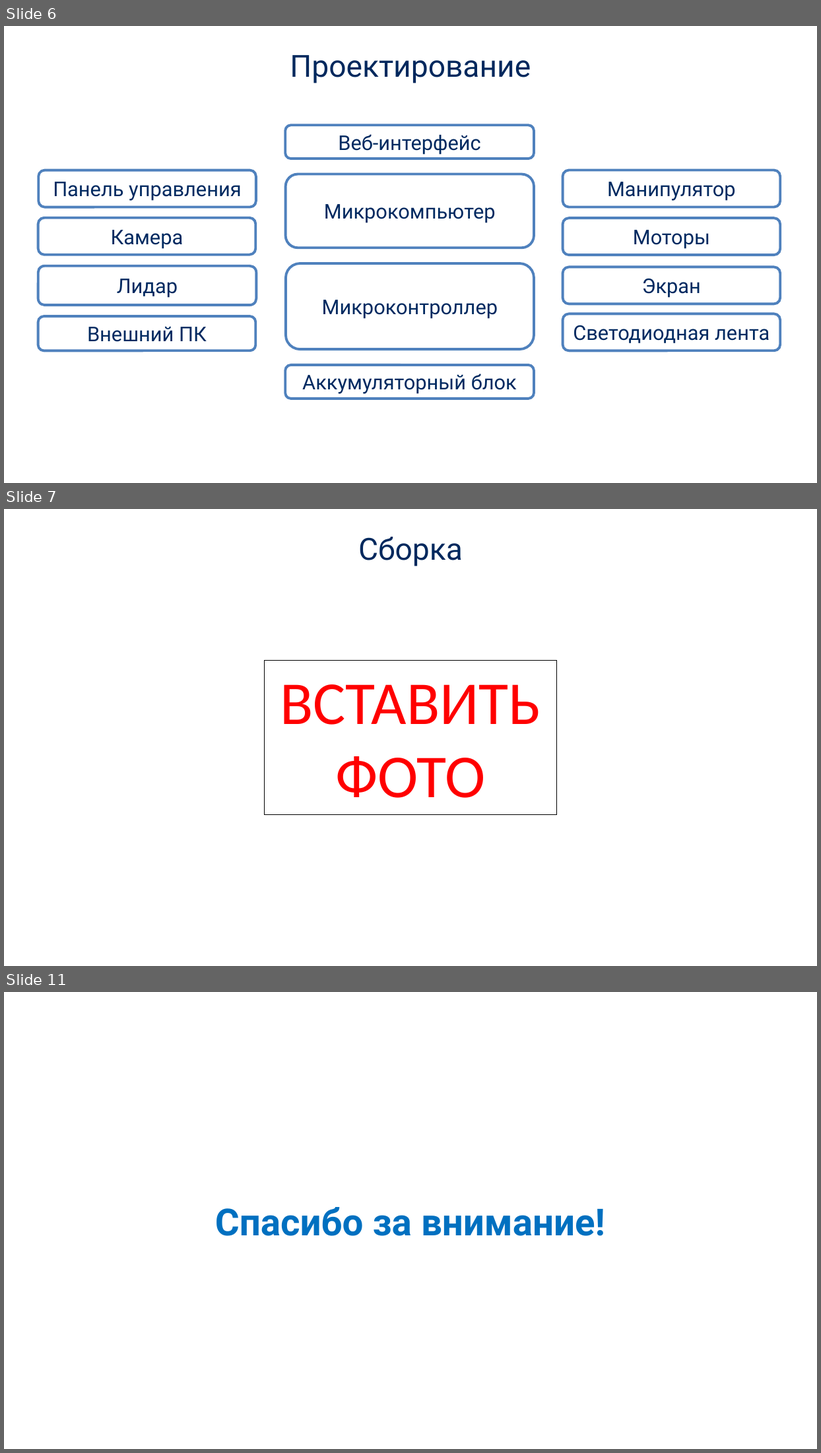
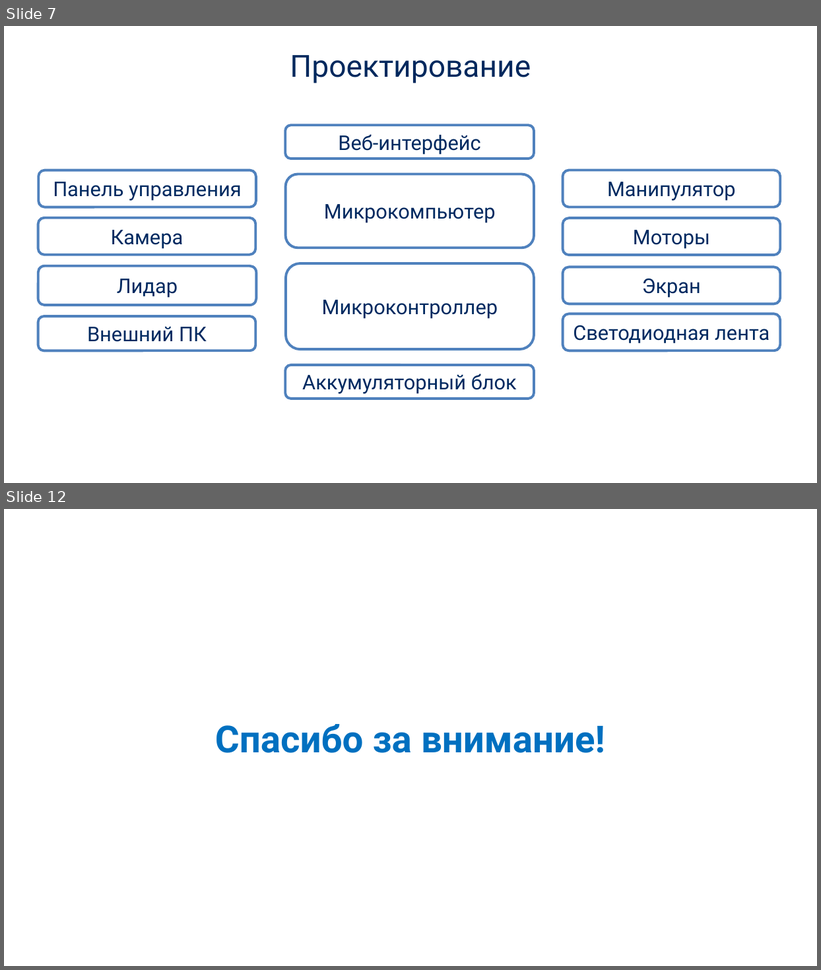
Before and after one commit to incubus-ank/marshmallow_old, a slide deck: Защита.pptx. Shown one above the other, each under a label of ours: slides 6, 7 and 11 before the commit, slides 7 and 12 after it; the slides between them are not shown. The pictures are 821x1453 and 821x970 pixels, drawn with LibreOffice and Linux fonts; fonts in the diff are those of the drawing; background and template pictures are left out. Boxes give left, top, right and bottom in pixels: in the first picture for what was removed or moved away, otherwise in the second. Text is boxed around its words. In the diff, an @@ line names an element or a change of style, - is before the commit and + after.

```diff
--- a/Защита.pptx
+++ b/Защита.pptx
@@ slide 7 removed at [4,509,817,966], background picture (left out) @@
@@ text removed at [358,537,463,566] @@
-Сборка
@@ rectangle removed at [264,661,556,815] @@
-ВСТАВИТЬ ФОТО
@@ what was slide 6 is now slide 7 @@
@@ what was slide 11 is now slide 12 @@
```
Also in this commit, not shown: 5 slides added, 3 other slides removed, 4 other files.
